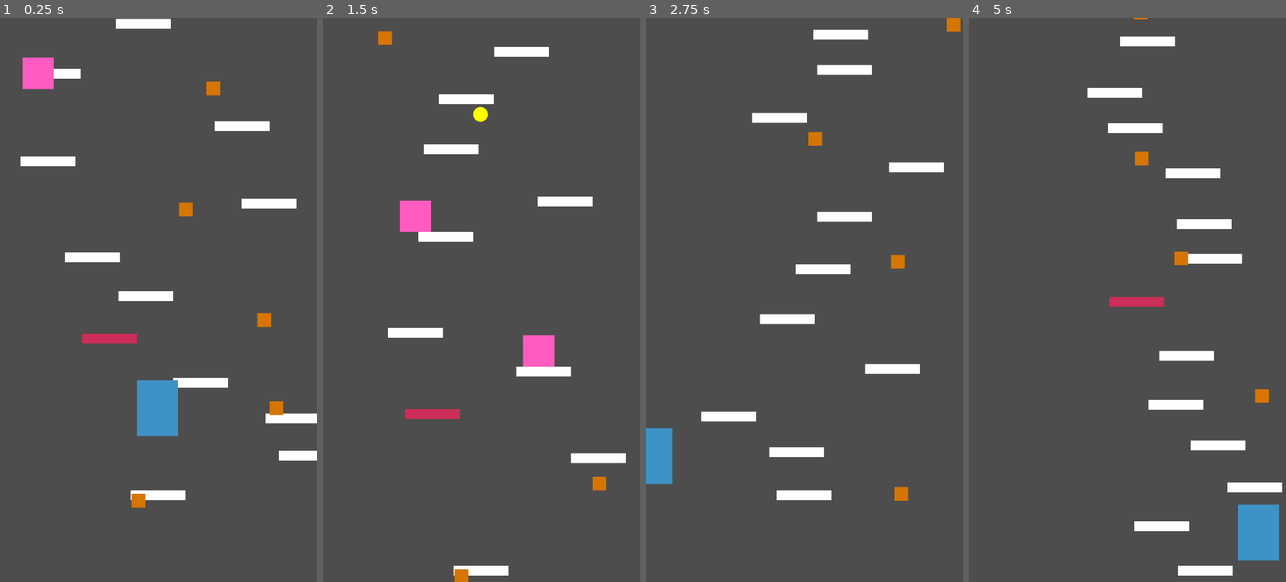
Above: before the commit, frames 1-4 (left to right).
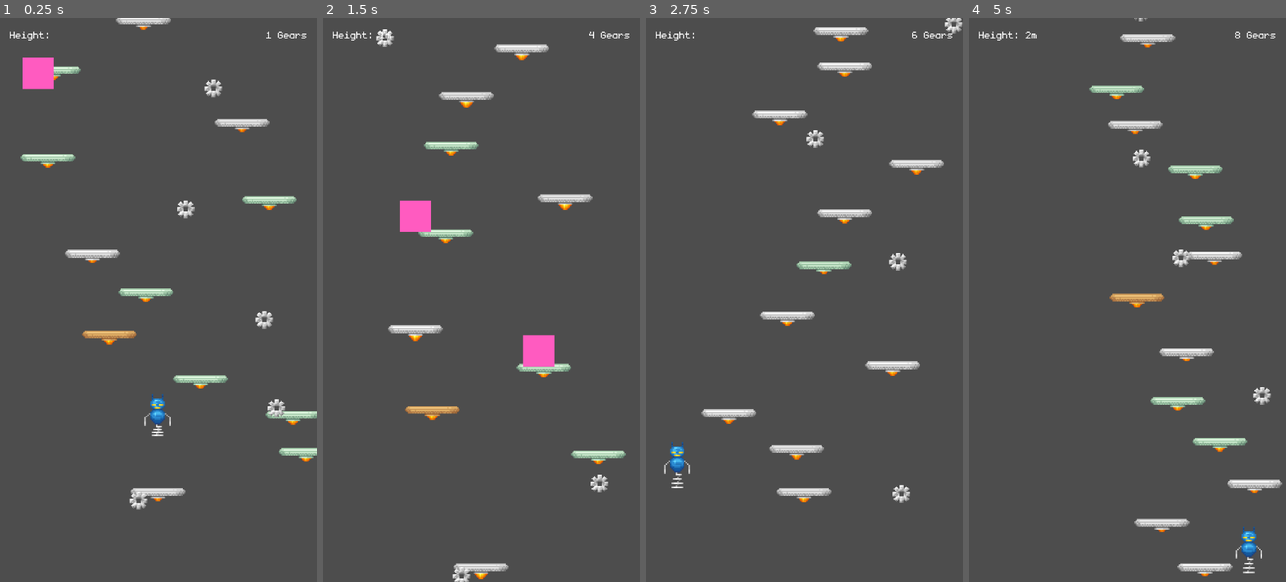
Above: after the commit, the same moments.

Repository: viteax/doodya-jump
Game: Godot game, scene res://main.tscn
Same seed, same stepped clock (60 frames per second), same inputs: the game is played once before the commit and once after it.
Inputs:
- Up to frame 1 (0.25 s): no input
- Up to frame 2 (1.5 s): hold Space (shoot) 0.53-1.28 s; hold Right (ui_right) from 0.53 s (still down); tap Space (shoot) at 1.35 s
- Up to frame 3 (2.75 s): release Right (ui_right) at 2.03 s; hold Left (ui_left) from 2.03 s (still down); hold Space (shoot) from 2.03 s (still down)
- Up to frame 4 (5 s): release Left (ui_left) at 2.78 s; release Space (shoot) at 2.78 s; hold Right (ui_right) 2.78-4.28 s; tap Space (shoot) at 2.85, 4.35 s; hold Space (shoot) 3.53-4.28 s; hold Left (ui_left) from 4.28 s (still down)

The runs differ from the first frame. In frame 1, 6.1% of the frame differs, in the area x 3-100%, y 0-88%; in frame 2, 4.4%; in frame 3, 5.9%; in frame 4, 6.9%, in the area x 3-99%, y 0-99%.

Commit message:
AAAAAAA pomrgite

Diff:
--- a/enemies/flying_enemy/bullet.gd
+++ b/enemies/flying_enemy/bullet.gd
@@ -12,11 +12,6 @@
 	body_entered.connect(_on_body_entered)
 	notifier.screen_exited.connect(queue_free)
 
-func _draw():
-	draw_circle(Vector2.ZERO, 15, Color.RED)
-	if color:
-		draw_circle(Vector2.ZERO, 15, color)
-
 func _physics_process(delta):
 	position.y += direction.y * speed * delta
 
--- a/enemies/flying_enemy/bullet.tscn
+++ b/enemies/flying_enemy/bullet.tscn
@@ -1,6 +1,7 @@
 [gd_scene format=3 uid="uid://dif8jn0k68vod"]
 
 [ext_resource type="Script" uid="uid://c0huq3av54cso" path="res://enemies/flying_enemy/bullet.gd" id="1_bjnpj"]
+[ext_resource type="Texture2D" uid="uid://cieqk0naisgj5" path="res://enemies/bullet.png" id="2_d84qu"]
 
 [sub_resource type="CircleShape2D" id="CircleShape2D_bjnpj"]
 radius = 15.0
@@ -13,5 +14,11 @@
 [node name="CollisionShape2D" type="CollisionShape2D" parent="." unique_id=1905584439]
 shape = SubResource("CircleShape2D_bjnpj")
 
+[node name="Sprite2D" type="Sprite2D" parent="CollisionShape2D" unique_id=288733762]
+texture_filter = 1
+position = Vector2(1.4305115e-06, -4.7683716e-07)
+scale = Vector2(2.375, 2.375)
+texture = ExtResource("2_d84qu")
+
 [node name="VisibleOnScreenNotifier2D" type="VisibleOnScreenNotifier2D" parent="." unique_id=2101930267]
 position = Vector2(0, -5)
--- a/gear/gear.tscn
+++ b/gear/gear.tscn
@@ -1,6 +1,7 @@
 [gd_scene format=3 uid="uid://5dw1e2nmkoe6"]
 
 [ext_resource type="Script" uid="uid://ccehjgplc2pdj" path="res://gear/gear.gd" id="1_i5bj2"]
+[ext_resource type="Texture2D" uid="uid://ha2ld5b70wvt" path="res://gear/gear.png" id="2_aash2"]
 
 [sub_resource type="CircleShape2D" id="CircleShape2D_2qohu"]
 radius = 20.024984
@@ -13,11 +14,10 @@
 [node name="CollisionShape2D" type="CollisionShape2D" parent="." unique_id=492439337]
 shape = SubResource("CircleShape2D_2qohu")
 
-[node name="ColorRect" type="ColorRect" parent="." unique_id=2096580083]
-offset_left = -14.0
-offset_top = -14.0
-offset_right = 14.0
-offset_bottom = 14.0
-color = Color(0.83788204, 0.46062702, 0, 1)
+[node name="Sprite2D" type="Sprite2D" parent="." unique_id=1585543541]
+texture_filter = 1
+position = Vector2(-5.9604645e-07, -5.9604645e-07)
+scale = Vector2(2.2499998, 2.2499998)
+texture = ExtResource("2_aash2")
 
 [connection signal="body_entered" from="." to="." method="_on_body_entered"]
--- a/main.tscn
+++ b/main.tscn
@@ -3,9 +3,19 @@
 [ext_resource type="PackedScene" uid="uid://bjgg3uqp0echx" path="res://platforms/platform.tscn" id="1_0xm2m"]
 [ext_resource type="PackedScene" uid="uid://cl1rgrum3i4oo" path="res://spawners/platform_spawner.tscn" id="1_h2yge"]
 [ext_resource type="PackedScene" uid="uid://ckq636uqv1bot" path="res://player/player.tscn" id="2_h2yge"]
+[ext_resource type="FontFile" uid="uid://bfdce7hih0snt" path="res://monogram.ttf" id="7_5vw27"]
 [ext_resource type="PackedScene" uid="uid://bbxvp7remauki" path="res://spawners/enemy_spawner.tscn" id="7_272bh"]
 [ext_resource type="PackedScene" uid="uid://5dw1e2nmkoe6" path="res://gear/gear.tscn" id="8_5vw27"]
+[ext_resource type="PackedScene" uid="uid://r1l7durcomu3" path="res://spawners/shop_spawner.tscn" id="8_kek77"]
 [ext_resource type="PackedScene" uid="uid://cq5siw56ic7oj" path="res://spawners/gear_spawner.tscn" id="9_kek77"]
+
+[sub_resource type="LabelSettings" id="LabelSettings_7mycd"]
+font = ExtResource("7_5vw27")
+font_size = 32
+
+[sub_resource type="LabelSettings" id="LabelSettings_5vw27"]
+font = ExtResource("7_5vw27")
+font_size = 32
 
 [node name="Main" type="Node2D" unique_id=1239697298]
 
@@ -36,3 +46,29 @@
 [node name="GearSpawner" parent="." unique_id=1093399079 node_paths=PackedStringArray("camera") instance=ExtResource("9_kek77")]
 position = Vector2(46, 241)
 camera = NodePath("../Player/Camera2D")
+
+[node name="CanvasLayer0" type="CanvasLayer" parent="." unique_id=369067932]
+
+[node name="HeightLabel" type="Label" parent="CanvasLayer0" unique_id=1583176951]
+offset_left = 20.0
+offset_top = 20.0
+offset_right = 60.0
+offset_bottom = 43.0
+text = "Height: "
+label_settings = SubResource("LabelSettings_7mycd")
+
+[node name="GearsLabel" type="Label" parent="CanvasLayer0" unique_id=1657471379]
+anchors_preset = 1
+anchor_left = 1.0
+anchor_right = 1.0
+offset_left = -116.0
+offset_top = 20.0
+offset_right = -20.0
+offset_bottom = 53.0
+grow_horizontal = 0
+pivot_offset = Vector2(20, 20)
+text = " Gears"
+label_settings = SubResource("LabelSettings_5vw27")
+horizontal_alignment = 2
+
+[node name="ShopSpawner" parent="." unique_id=1298270018 instance=ExtResource("8_kek77")]
--- a/platforms/breaking_platform.tscn
+++ b/platforms/breaking_platform.tscn
@@ -1,9 +1,43 @@
 [gd_scene format=3 uid="uid://c1ddm523ho6ug"]
 
 [ext_resource type="Script" uid="uid://oft26amhs487" path="res://platforms/breaking_platform.gd" id="1_v6etd"]
+[ext_resource type="Script" uid="uid://bhjoynr4pj3mo" path="res://platforms/platform_anim_kickstart.gd" id="2_o2ld1"]
+[ext_resource type="Texture2D" uid="uid://dardbt58vwfu0" path="res://platforms/platform_rusty.png" id="3_2oqa2"]
 
 [sub_resource type="RectangleShape2D" id="RectangleShape2D_vkqjc"]
 size = Vector2(112, 20)
+
+[sub_resource type="AtlasTexture" id="AtlasTexture_o2ld1"]
+atlas = ExtResource("3_2oqa2")
+region = Rect2(0, 0, 44, 12)
+
+[sub_resource type="AtlasTexture" id="AtlasTexture_2oqa2"]
+atlas = ExtResource("3_2oqa2")
+region = Rect2(0, 12, 44, 12)
+
+[sub_resource type="AtlasTexture" id="AtlasTexture_65ir7"]
+atlas = ExtResource("3_2oqa2")
+region = Rect2(0, 24, 44, 12)
+
+[sub_resource type="SpriteFrames" id="SpriteFrames_j03sh"]
+animations = [{
+"frames": [{
+"duration": 1.0,
+"texture": SubResource("AtlasTexture_o2ld1")
+}, {
+"duration": 1.0,
+"texture": SubResource("AtlasTexture_2oqa2")
+}, {
+"duration": 1.0,
+"texture": SubResource("AtlasTexture_65ir7")
+}, {
+"duration": 1.0,
+"texture": SubResource("AtlasTexture_2oqa2")
+}],
+"loop": true,
+"name": &"default",
+"speed": 5.0
+}]
 
 [sub_resource type="RectangleShape2D" id="RectangleShape2D_v6etd"]
 size = Vector2(112, 11)
@@ -11,16 +45,16 @@
 [node name="BreakingPlatform" type="StaticBody2D" unique_id=422080741]
 script = ExtResource("1_v6etd")
 
-[node name="ColorRect" type="ColorRect" parent="." unique_id=1147145556]
-offset_left = -56.0
-offset_top = -10.0
-offset_right = 56.0
-offset_bottom = 10.0
-color = Color(0.8015778, 0.17774409, 0.350037, 1)
-
 [node name="CollisionShape2D" type="CollisionShape2D" parent="." unique_id=326904131]
 shape = SubResource("RectangleShape2D_vkqjc")
 one_way_collision = true
+script = ExtResource("2_o2ld1")
+
+[node name="AnimatedSprite2D" type="AnimatedSprite2D" parent="CollisionShape2D" unique_id=1612523607]
+texture_filter = 1
+position = Vector2(-5.9604645e-08, -1)
+scale = Vector2(2.5416665, 2.5416667)
+sprite_frames = SubResource("SpriteFrames_j03sh")
 
 [node name="Area2D" type="Area2D" parent="." unique_id=2098575956]
 position = Vector2(0, -6)
--- a/platforms/moving_platform.tscn
+++ b/platforms/moving_platform.tscn
@@ -1,7 +1,42 @@
 [gd_scene format=3 uid="uid://bxvltks8kjif6"]
+
+[ext_resource type="Script" uid="uid://bhjoynr4pj3mo" path="res://platforms/platform_anim_kickstart.gd" id="1_kcv71"]
+[ext_resource type="Texture2D" uid="uid://c1ldg5yw3l44t" path="res://platforms/platform_moving.png" id="2_5jun7"]
 
 [sub_resource type="RectangleShape2D" id="RectangleShape2D_hbpgk"]
 size = Vector2(112, 20)
+
+[sub_resource type="AtlasTexture" id="AtlasTexture_kcv71"]
+atlas = ExtResource("2_5jun7")
+region = Rect2(0, 0, 44, 12)
+
+[sub_resource type="AtlasTexture" id="AtlasTexture_5jun7"]
+atlas = ExtResource("2_5jun7")
+region = Rect2(0, 12, 44, 12)
+
+[sub_resource type="AtlasTexture" id="AtlasTexture_ce21s"]
+atlas = ExtResource("2_5jun7")
+region = Rect2(0, 24, 44, 12)
+
+[sub_resource type="SpriteFrames" id="SpriteFrames_0s20r"]
+animations = [{
+"frames": [{
+"duration": 1.0,
+"texture": SubResource("AtlasTexture_kcv71")
+}, {
+"duration": 1.0,
+"texture": SubResource("AtlasTexture_5jun7")
+}, {
+"duration": 1.0,
+"texture": SubResource("AtlasTexture_ce21s")
+}, {
+"duration": 1.0,
+"texture": SubResource("AtlasTexture_5jun7")
+}],
+"loop": true,
+"name": &"default",
+"speed": 5.0
+}]
 
 [sub_resource type="Animation" id="Animation_pt0kt"]
 length = 0.001
@@ -45,16 +80,16 @@
 
 [node name="MovingPlatform" type="AnimatableBody2D" parent="." unique_id=1963732176]
 
-[node name="ColorRect" type="ColorRect" parent="MovingPlatform" unique_id=1142216095]
-offset_left = -56.0
-offset_top = -10.0
-offset_right = 56.0
-offset_bottom = 10.0
-metadata/_edit_use_anchors_ = true
-
 [node name="CollisionShape2D2" type="CollisionShape2D" parent="MovingPlatform" unique_id=2064848543]
 shape = SubResource("RectangleShape2D_hbpgk")
 one_way_collision = true
+script = ExtResource("1_kcv71")
+
+[node name="AnimatedSprite2D" type="AnimatedSprite2D" parent="MovingPlatform/CollisionShape2D2" unique_id=575895825]
+texture_filter = 1
+position = Vector2(-5.9604645e-08, 0)
+scale = Vector2(2.5416665, 2.5416665)
+sprite_frames = SubResource("SpriteFrames_0s20r")
 
 [node name="AnimationPlayer" type="AnimationPlayer" parent="MovingPlatform" unique_id=1774480818]
 libraries/ = SubResource("AnimationLibrary_pt0kt")
--- a/platforms/platform.tscn
+++ b/platforms/platform.tscn
@@ -1,16 +1,53 @@
 [gd_scene format=3 uid="uid://bjgg3uqp0echx"]
+
+[ext_resource type="Texture2D" uid="uid://v8djsfeeered" path="res://platforms/platform_normal.png" id="1_64b0s"]
+[ext_resource type="Script" uid="uid://bhjoynr4pj3mo" path="res://platforms/platform_anim_kickstart.gd" id="1_w7mls"]
 
 [sub_resource type="RectangleShape2D" id="RectangleShape2D_w5ddp"]
 size = Vector2(112, 20)
 
+[sub_resource type="AtlasTexture" id="AtlasTexture_w7mls"]
+atlas = ExtResource("1_64b0s")
+region = Rect2(0, 0, 44, 12)
+
+[sub_resource type="AtlasTexture" id="AtlasTexture_avbr7"]
+atlas = ExtResource("1_64b0s")
+region = Rect2(0, 12, 44, 12)
+
+[sub_resource type="AtlasTexture" id="AtlasTexture_0l1pk"]
+atlas = ExtResource("1_64b0s")
+region = Rect2(0, 24, 44, 12)
+
+[sub_resource type="SpriteFrames" id="SpriteFrames_m873u"]
+animations = [{
+"frames": [{
+"duration": 1.0,
+"texture": SubResource("AtlasTexture_w7mls")
+}, {
+"duration": 1.0,
+"texture": SubResource("AtlasTexture_avbr7")
+}, {
+"duration": 1.0,
+"texture": SubResource("AtlasTexture_0l1pk")
+}, {
+"duration": 1.0,
+"texture": SubResource("AtlasTexture_avbr7")
+}],
+"loop": true,
+"name": &"default",
+"speed": 5.0
+}]
+
 [node name="Platform" type="StaticBody2D" unique_id=145777192]
-
-[node name="ColorRect" type="ColorRect" parent="." unique_id=93955061]
-offset_left = -56.0
-offset_top = -10.0
-offset_right = 56.0
-offset_bottom = 10.0
 
 [node name="CollisionShape2D" type="CollisionShape2D" parent="." unique_id=52349127]
 shape = SubResource("RectangleShape2D_w5ddp")
 one_way_collision = true
+script = ExtResource("1_w7mls")
+
+[node name="AnimatedSprite2D" type="AnimatedSprite2D" parent="CollisionShape2D" unique_id=483479332]
+texture_filter = 1
+position = Vector2(0, 1)
+scale = Vector2(2.5511365, 2.6875)
+sprite_frames = SubResource("SpriteFrames_m873u")
+frame_progress = 0.87804353
--- /dev/null
+++ b/platforms/platform_anim_kickstart.gd
@@ -0,0 +1,6 @@
+extends Node
+
+
+# Called when the node enters the scene tree for the first time.
+func _ready() -> void:
+	$AnimatedSprite2D.play("default")
--- a/player/player.gd
+++ b/player/player.gd
@@ -1,16 +1,34 @@
 extends CharacterBody2D
 
 
-const SPEED = 600.0
-const JUMP_VELOCITY = -750.0
+const SPEED = [ 500, 620, 760, 900, 1050 ]
+const JUMP_VELOCITY = [ -750, -800, -920, -1050, -1200 ]
 
 @export var bullet_scene: PackedScene
 
 @onready var camera: Camera2D = $Camera2D
+@onready var sprite: AnimatedSprite2D = $CollisionShape2D/body_AnimatedSprite2D
+@onready var arm_sprite: AnimatedSprite2D = $CollisionShape2D/arms_AnimatedSprite2D
+
+var start_y: float = 0.0
+var max_height: float = 0.0
+
+@onready var height_label: Label = get_node("/root/Main/CanvasLayer0/HeightLabel")
+@onready var gears_label: Label = get_node("/root/Main/CanvasLayer0/GearsLabel")
+
+func _ready():
+	start_y = global_position.y
+	play_synced()
+
+func play_synced() -> void:
+	sprite.play("body_lvl0_jmp")
+	arm_sprite.play("jmp")
+	arm_sprite.frame = sprite.frame
 
 func _input(event):
 	if event.is_action_pressed("shoot"):
-		_shoot()
+		if SaveManager.has_gun:
+			_shoot()
 
 func _shoot():
 	var bullet = bullet_scene.instantiate()
@@ -27,7 +45,17 @@
 
 	# Handle jump.
 	if is_on_floor():
-		velocity.y = JUMP_VELOCITY
+		velocity.y = JUMP_VELOCITY[SaveManager.level]
+
+	move_and_slide()
+
+	var current_height = (start_y - global_position.y) / 100.0
+
+	if current_height > max_height:
+		max_height = current_height
+		height_label.text = "Height: %dm" % int(max_height)
+
+	gears_label.text = "%d Gears" % int(SaveManager.gears)
 
 	camera.limit_bottom = min(
 		global_position.y + get_viewport_rect().size.y / 3,
@@ -42,8 +70,6 @@
 	# As good practice, you should replace UI actions with custom gameplay actions.
 	var direction := Input.get_axis("ui_left", "ui_right")
 	if direction:
-		velocity.x = direction * SPEED
+		velocity.x = direction * SPEED[SaveManager.level]
 	else:
-		velocity.x = move_toward(velocity.x, 0, SPEED)
-
-	move_and_slide()
+		velocity.x = move_toward(velocity.x, 0, SPEED[SaveManager.level])
--- a/player/player.tscn
+++ b/player/player.tscn
@@ -2,24 +2,124 @@
 
 [ext_resource type="Script" uid="uid://ch1gskfdidsb" path="res://player/player.gd" id="1_oul6g"]
 [ext_resource type="PackedScene" uid="uid://dif8jn0k68vod" path="res://enemies/flying_enemy/bullet.tscn" id="2_rkbax"]
+[ext_resource type="Texture2D" uid="uid://dloevnrknwejv" path="res://player/main_body.png" id="3_g1dw6"]
+[ext_resource type="Texture2D" uid="uid://cy7wlyhsabe8c" path="res://player/arms.png" id="4_yw30f"]
 
 [sub_resource type="RectangleShape2D" id="RectangleShape2D_kqu6x"]
-size = Vector2(84, 114)
+size = Vector2(70, 95)
+
+[sub_resource type="AtlasTexture" id="AtlasTexture_yw30f"]
+atlas = ExtResource("3_g1dw6")
+region = Rect2(0, 0, 26, 32)
+
+[sub_resource type="AtlasTexture" id="AtlasTexture_qjkh3"]
+atlas = ExtResource("3_g1dw6")
+region = Rect2(0, 32, 26, 32)
+
+[sub_resource type="AtlasTexture" id="AtlasTexture_g6k8r"]
+atlas = ExtResource("3_g1dw6")
+region = Rect2(0, 64, 26, 32)
+
+[sub_resource type="SpriteFrames" id="SpriteFrames_boad6"]
+animations = [{
+"frames": [{
+"duration": 1.0,
+"texture": SubResource("AtlasTexture_yw30f")
+}, {
+"duration": 1.0,
+"texture": SubResource("AtlasTexture_qjkh3")
+}, {
+"duration": 1.0,
+"texture": SubResource("AtlasTexture_g6k8r")
+}, {
+"duration": 1.0,
+"texture": SubResource("AtlasTexture_qjkh3")
+}, {
+"duration": 1.0,
+"texture": SubResource("AtlasTexture_yw30f")
+}, {
+"duration": 1.0,
+"texture": SubResource("AtlasTexture_yw30f")
+}, {
+"duration": 1.0,
+"texture": SubResource("AtlasTexture_yw30f")
+}, {
+"duration": 1.0,
+"texture": SubResource("AtlasTexture_yw30f")
+}],
+"loop": true,
+"name": &"body_lvl0_jmp",
+"speed": 12.0
+}]
+
+[sub_resource type="AtlasTexture" id="AtlasTexture_boad6"]
+atlas = ExtResource("4_yw30f")
+region = Rect2(0, 0, 26, 32)
+
+[sub_resource type="AtlasTexture" id="AtlasTexture_rgyib"]
+atlas = ExtResource("4_yw30f")
+region = Rect2(0, 32, 26, 32)
+
+[sub_resource type="AtlasTexture" id="AtlasTexture_hg6s5"]
+atlas = ExtResource("4_yw30f")
+region = Rect2(0, 64, 26, 32)
+
+[sub_resource type="SpriteFrames" id="SpriteFrames_8t03j"]
+animations = [{
+"frames": [{
+"duration": 1.0,
+"texture": SubResource("AtlasTexture_boad6")
+}, {
+"duration": 1.0,
+"texture": SubResource("AtlasTexture_rgyib")
+}, {
+"duration": 1.0,
+"texture": SubResource("AtlasTexture_hg6s5")
+}, {
+"duration": 1.0,
+"texture": SubResource("AtlasTexture_rgyib")
+}, {
+"duration": 1.0,
+"texture": SubResource("AtlasTexture_boad6")
+}, {
+"duration": 1.0,
+"texture": SubResource("AtlasTexture_boad6")
+}, {
+"duration": 1.0,
+"texture": SubResource("AtlasTexture_boad6")
+}, {
+"duration": 1.0,
+"texture": SubResource("AtlasTexture_boad6")
+}],
+"loop": true,
+"name": &"jmp",
+"speed": 12.0
+}]
 
 [node name="Player" type="CharacterBody2D" unique_id=1483079905 groups=["player"]]
 collision_layer = 2
 script = ExtResource("1_oul6g")
 bullet_scene = ExtResource("2_rkbax")
 
-[node name="ColorRect" type="ColorRect" parent="." unique_id=162509553]
-offset_left = -42.0
-offset_top = -57.0
-offset_right = 42.0
-offset_bottom = 57.0
-color = Color(0.23879135, 0.5704557, 0.77785325, 1)
+[node name="CollisionShape2D" type="CollisionShape2D" parent="." unique_id=11080109]
+position = Vector2(0, 9.5)
+shape = SubResource("RectangleShape2D_kqu6x")
 
-[node name="CollisionShape2D" type="CollisionShape2D" parent="." unique_id=11080109]
-shape = SubResource("RectangleShape2D_kqu6x")
+[node name="body_AnimatedSprite2D" type="AnimatedSprite2D" parent="CollisionShape2D" unique_id=1794256031]
+texture_filter = 1
+position = Vector2(3.5527137e-15, 0.5)
+scale = Vector2(2.9615386, 2.9615393)
+sprite_frames = SubResource("SpriteFrames_boad6")
+animation = &"body_lvl0_jmp"
+frame = 6
+frame_progress = 0.40897208
+
+[node name="arms_AnimatedSprite2D" type="AnimatedSprite2D" parent="CollisionShape2D" unique_id=769841006]
+texture_filter = 1
+position = Vector2(0, 0.49999976)
+scale = Vector2(2.9615386, 2.961539)
+sprite_frames = SubResource("SpriteFrames_8t03j")
+animation = &"jmp"
 
 [node name="Marker2D" type="Marker2D" parent="." unique_id=2060485720]
 position = Vector2(0, -105)
--- a/save_manager.gd
+++ b/save_manager.gd
@@ -2,20 +2,40 @@
 
 const SAVE_PATH = "user://save.dat"
 var gears: int = 0
+var level: int = 0
+var has_gun: bool = false
 
 func _ready():
 	load_data()
+
+func GUN1111():
+	has_gun = true
+	save_data()
+
+func level_up():
+	if level < 4:
+		level += 1
+		save_data()
 
 func add_gears(amount: int):
 	gears += amount
 	save_data()
 
+func remove_gears(amount: int) -> bool:
+	if amount >= gears:
+		gears -= amount
+		save_data()
+		return true
+	return false
+
 func save_data():
 	var file = FileAccess.open(SAVE_PATH, FileAccess.WRITE)
-	file.store_var({"gears": gears})
+	file.store_var({"gears": gears, "level": level, "has_gun": has_gun})
 
 func load_data():
 	if FileAccess.file_exists(SAVE_PATH):
 		var file = FileAccess.open(SAVE_PATH, FileAccess.READ)
 		var data = file.get_var()
 		gears = data.get("gears", 0)
+		level = data.get("level", 0)
+		has_gun = data.get("has_gun", false)
--- /dev/null
+++ b/shop/shop.gd
@@ -0,0 +1,28 @@
+extends CharacterBody2D
+
+@onready var area_2d: Area2D = $Area2D
+@onready var notifier: VisibleOnScreenNotifier2D = $VisibleOnScreenNotifier2D
+
+@export var shop_gui_scene: PackedScene
+
+var gui_open := false
+
+func _ready():
+	area_2d.body_entered.connect(_on_body_entered)
+	notifier.screen_exited.connect(queue_free)
+
+func _physics_process(delta: float) -> void:
+	if not is_on_floor():
+		velocity += get_gravity() * delta
+	move_and_slide()
+
+func _on_body_entered(body):
+	if body.is_in_group("player") and not gui_open:
+			gui_open = true
+			var gui = shop_gui_scene.instantiate()
+			gui.closed.connect(_on_gui_closed)
+			get_tree().current_scene.add_child(gui)
+			get_tree().paused = true
+
+func _on_gui_closed():
+	gui_open = false
--- /dev/null
+++ b/shop/shop.tscn
@@ -0,0 +1,33 @@
+[gd_scene format=3 uid="uid://b154onwelpqi"]
+
+[ext_resource type="Texture2D" uid="uid://h3qkuyfiojs1" path="res://shop/shop.png" id="1_r2p71"]
+[ext_resource type="Script" uid="uid://cc6eyboipj0wn" path="res://shop/shop.gd" id="1_sxvro"]
+
+[sub_resource type="RectangleShape2D" id="RectangleShape2D_tgw8c"]
+size = Vector2(48, 64)
+
+[sub_resource type="RectangleShape2D" id="RectangleShape2D_ladt2"]
+size = Vector2(48, 64)
+
+[node name="Shop" type="CharacterBody2D" unique_id=1687192053]
+collision_layer = 2
+script = ExtResource("1_sxvro")
+
+[node name="CollisionShape2D" type="CollisionShape2D" parent="." unique_id=813087120]
+shape = SubResource("RectangleShape2D_tgw8c")
+
+[node name="Sprite2D" type="Sprite2D" parent="CollisionShape2D" unique_id=288790161]
+texture_filter = 1
+position = Vector2(1.4305115e-06, 0)
+scale = Vector2(2.181818, 2.1818182)
+texture = ExtResource("1_r2p71")
+
+[node name="Area2D" type="Area2D" parent="." unique_id=688957623]
+collision_layer = 0
+collision_mask = 2
+
+[node name="CollisionShape2D" type="CollisionShape2D" parent="Area2D" unique_id=1494612611]
+shape = SubResource("RectangleShape2D_ladt2")
+
+[node name="VisibleOnScreenNotifier2D" type="VisibleOnScreenNotifier2D" parent="." unique_id=1015127647]
+rect = Rect2(-24, -32, 48, 64)
--- /dev/null
+++ b/shop/shop_gui.gd
@@ -0,0 +1,80 @@
+extends CanvasLayer
+
+signal closed
+
+const PRICES = {
+	"gun":    50,
+	"level1": 30,
+	"level2": 80,
+	"level3": 150,
+	"level4": 300,
+}
+
+@onready var gears_label: Label     = $Panel/VBox/GearsLabel
+@onready var status_label: Label    = $Panel/VBox/StatusLabel
+@onready var gun_button: Button     = $Panel/VBox/GunButton
+@onready var lvl1_button: Button    = $Panel/VBox/Lvl1Button
+@onready var lvl2_button: Button    = $Panel/VBox/Lvl2Button
+@onready var lvl3_button: Button    = $Panel/VBox/Lvl3Button
+@onready var lvl4_button: Button    = $Panel/VBox/Lvl4Button
+@onready var close_button: Button   = $Panel/VBox/CloseButton
+
+func _ready():
+	process_mode = Node.PROCESS_MODE_ALWAYS
+	_refresh()
+	gun_button.pressed.connect(_buy_gun)
+	lvl1_button.pressed.connect(func(): _buy_level(1))
+	lvl2_button.pressed.connect(func(): _buy_level(2))
+	lvl3_button.pressed.connect(func(): _buy_level(3))
+	lvl4_button.pressed.connect(func(): _buy_level(4))
+	close_button.pressed.connect(_close)
+
+func _refresh():
+	gears_label.text = "Gears: %d" % SaveManager.gears
+	gun_button.text   = "Gun — %dg" % PRICES["gun"]
+	gun_button.disabled = SaveManager.has_gun or SaveManager.gears < PRICES["gun"]
+	if SaveManager.has_gun:
+		gun_button.text = "Gun (owned)"
+
+	var level_buttons = [lvl1_button, lvl2_button, lvl3_button, lvl4_button]
+	for i in range(4):
+		var lvl = i + 1
+		var key = "level%d" % lvl
+		var price = PRICES[key]
+		var btn: Button = level_buttons[i]
+		if SaveManager.level >= lvl:
+			btn.text = "Level %d (owned)" % lvl
+			btn.disabled = true
+		elif SaveManager.gears < price:
+			btn.text = "Level %d — %dg" % [lvl, price]
+			btn.disabled = true
+		else:
+			btn.text = "Level %d — %dg" % [lvl, price]
+			btn.disabled = false
+
+	status_label.text = ""
+
+func _buy_gun():
+	if SaveManager.has_gun or SaveManager.gears < PRICES["gun"]:
+		return
+	SaveManager.gears -= PRICES["gun"]
+	SaveManager.has_gun = true
+	SaveManager.save()
+	status_label.text = "Gun unlocked!"
+	_refresh()
+
+func _buy_level(lvl: int):
+	var key = "level%d" % lvl
+	var price = PRICES[key]
+	if SaveManager.level >= lvl or SaveManager.gears < price:
+		return
+	SaveManager.gears -= price
+	SaveManager.level = lvl
+	SaveManager.save()
+	status_label.text = "Level %d unlocked!" % lvl
+	_refresh()
+
+func _close():
+	get_tree().paused = false
+	closed.emit()
+	queue_free()
--- /dev/null
+++ b/shop/shop_gui.tscn
@@ -0,0 +1,23 @@
+[gd_scene format=3 uid="uid://dkatkh8awqu05"]
+
+[node name="ShopGui" type="Node2D" unique_id=1925322310]
+
+[node name="CanvasLayer" type="CanvasLayer" parent="." unique_id=1672132303]
+
+[node name="Panel" type="Panel" parent="CanvasLayer" unique_id=1714293952]
+offset_right = 40.0
+offset_bottom = 40.0
+
+[node name="VBoxContainer" type="VBoxContainer" parent="CanvasLayer/Panel" unique_id=597825243]
+layout_mode = 0
+offset_right = 40.0
+offset_bottom = 40.0
+
+[node name="Shop" type="Label" parent="CanvasLayer/Panel/VBoxContainer" unique_id=2099137175]
+layout_mode = 2
+
+[node name="GearsLabel" type="Label" parent="CanvasLayer/Panel/VBoxContainer" unique_id=879090772]
+layout_mode = 2
+
+[node name="StatusLabel" type="Label" parent="CanvasLayer/Panel/VBoxContainer" unique_id=1629517687]
+layout_mode = 2
--- /dev/null
+++ b/spawners/shop_spawner.gd
@@ -0,0 +1,35 @@
+extends Node2D
+
+@export var shop_scene: PackedScene
+@export var spawn_interval: float = 15.0
+@export var min_x: float = 100.0
+@export var max_x: float = 560.0
+@export var max_shops: int = 1          # usually only 1 shop on screen at a time
+
+@export var camera: Camera2D
+
+@onready var timer: Timer = $Timer
+var _shop_count: int = 0
+
+func _ready():
+	timer.wait_time = spawn_interval
+	timer.timeout.connect(_spawn)
+	timer.start()
+
+func _spawn():
+	if shop_scene == null or _shop_count >= max_shops:
+		return
+
+	var y_pos = camera.global_position.y - get_viewport_rect().size.y
+
+	var shop = shop_scene.instantiate()
+	shop.global_position = global_position
+	shop.global_position.x += randf_range(min_x, max_x)
+	shop.global_position.y += y_pos
+	shop.tree_exiting.connect(_on_shop_removed)
+
+	get_tree().current_scene.add_child(shop)
+	_shop_count += 1
+
+func _on_shop_removed():
+	_shop_count -= 1
--- /dev/null
+++ b/spawners/shop_spawner.tscn
@@ -0,0 +1,5 @@
+[gd_scene format=3 uid="uid://r1l7durcomu3"]
+
+[node name="ShopSpawner" type="Node2D" unique_id=362603104]
+
+[node name="Timer" type="Timer" parent="." unique_id=979962257]
Binary file added: enemies/bullet.png
Not shown, added: enemies/bullet.png.import
Binary file added: enemies/flying_enemy/flying.png
Not shown, added: enemies/flying_enemy/flying.png.import
Binary file added: enemies/static_enemy/static.png
Not shown, added: enemies/static_enemy/static.png.import
Binary file added: gear/gear.png
Not shown, added: gear/gear.png.import
Binary file added: monogram.ttf
Not shown, added: monogram.ttf.import
Not shown, added: platforms/platform_anim_kickstart.gd.uid
Binary file added: platforms/platform_moving.png
(and 16 more such lines)
